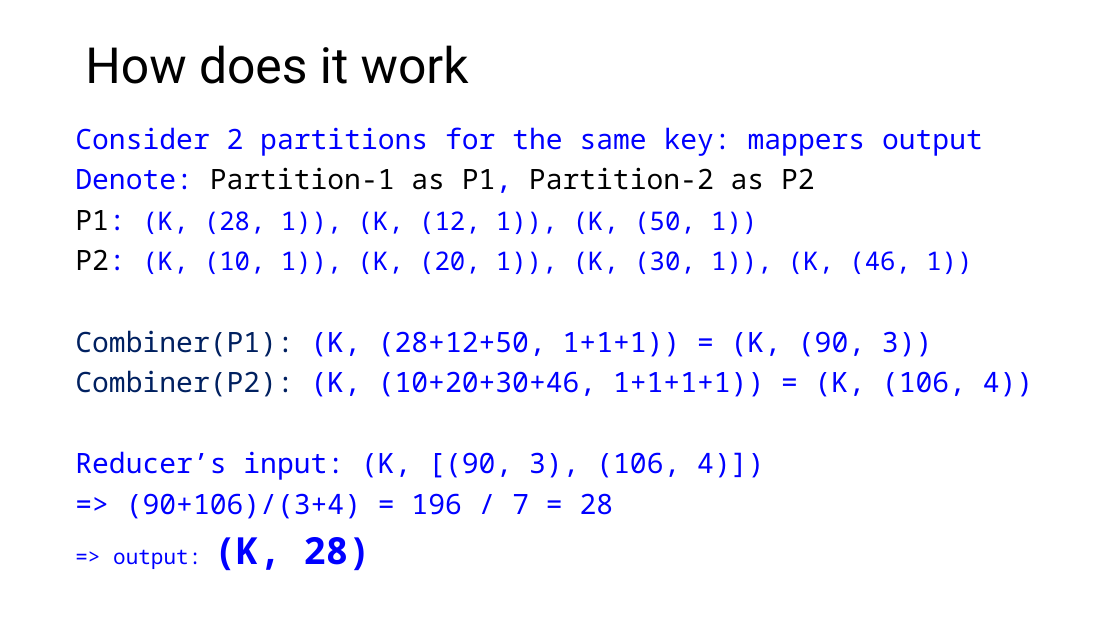
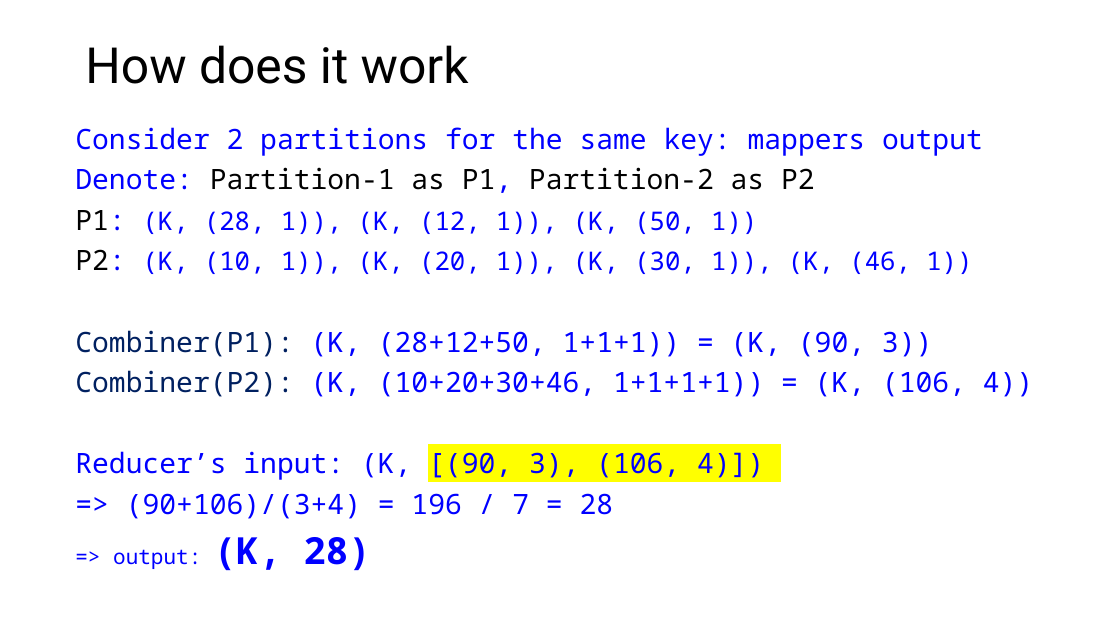
Before and after one commit to mahmoudparsian/big-data-mapreduce-course, a slide deck: slide 30 of slides/mapreduce/3.3_mapreduce_with_combiners.pptx. Drawn at 1120x630 pixels with LibreOffice and Linux fonts; fonts in the diff are those of the drawing; background and template pictures are left out. Boxes give left, top, right and bottom in pixels: in the first picture for what was removed or moved away, otherwise in the second. Text is boxed around its words. In the diff, an @@ line names an element or a change of style, - is before the commit and + after.

```diff
--- a/slides/mapreduce/3.3_mapreduce_with_combiners.pptx
+++ b/slides/mapreduce/3.3_mapreduce_with_combiners.pptx
@@ text at [75, 451, 764, 480]: highlight none to #FFFF00 in "[(90, 3), (106, 4)])" @@
```
Also in this commit, not shown: 4 other slides changed, 1 other file.
